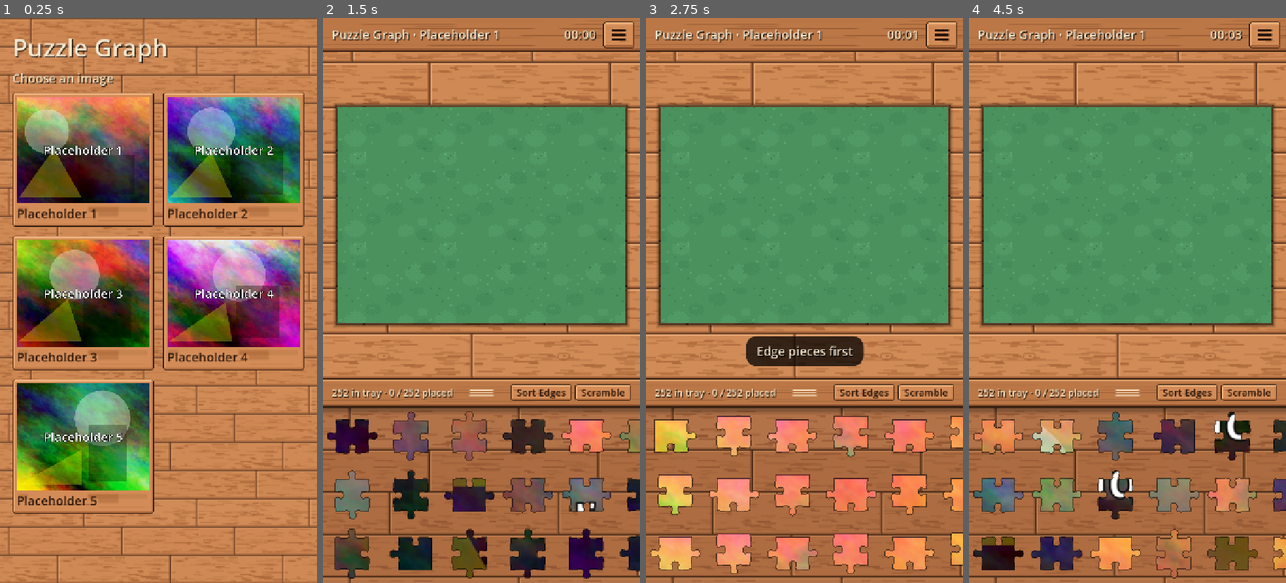
Above: before the commit, frames 1-4 (left to right).
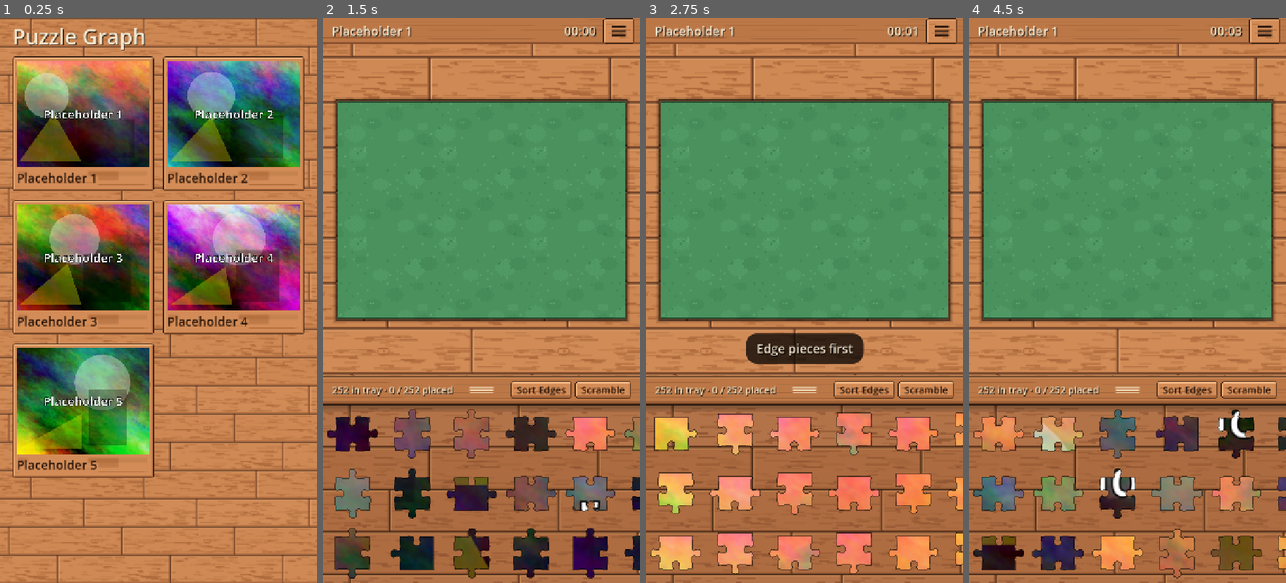
Above: after the commit, the same moments.

Repository: Malverma/PuzzleGraph
Game: Godot game, scene res://scenes/home.tscn
Two runs of this game, one before a commit and one after it. Both use one fixed random seed, a clock stepped at 60 frames per second and the inputs below.
Inputs (mouse positions are in pixels of both pictures, inside the frame that each line leads up to):
- Up to frame 1 (0.25 s): no input
- Up to frame 2 (1.5 s): click (405, 159) at 0.52 s; click "Start" at 1.25 s
- Up to frame 3 (2.75 s): click "Sort Edges" at 2 s
- Up to frame 4 (4.5 s): click "Scramble" at 2.75 s; click "Sort Edges" at 3.5 s; click "Scramble" at 4.25 s

The runs differ from the first frame. In frame 1, 55% of the frame differs, in the area x 4-96%, y 1-88%; in frame 2, 21%; in frame 3, 22%; in frame 4, 22%.

Commit message:
Tighter headers, simpler leave dialog
- Home: drop the "Choose an image" line and move the title to the top.
- Play: shorter top bar that shares a centred camera hole's row instead of
  sitting below it; title is just the image name.
- Safe insets now use display cutouts only (the app is immersive).
- Leave Puzzle dialog: no Save & Leave button and no close (x) button.

Co-Authored-By: Claude Opus 5.5 <noreply@anthropic.com>

Diff:
--- a/scripts/autoload/game.gd
+++ b/scripts/autoload/game.gd
@@ -247,6 +247,41 @@
 	sb.content_margin_top = pad * 0.6
 	sb.content_margin_bottom = pad * 0.6
 	return sb
+
+
+## Top and bottom screen insets in viewport units. The app runs immersive
+## (no status or navigation bar), so only display cutouts (notches, camera
+## holes) need to be kept clear.
+func safe_insets(viewport: Viewport) -> Vector2:
+	if not OS.has_feature("mobile"):
+		return Vector2.ZERO
+	var win := DisplayServer.window_get_size()
+	if win.y <= 0:
+		return Vector2.ZERO
+	var top := 0.0
+	var bottom := 0.0
+	for r: Rect2 in DisplayServer.get_display_cutouts():
+		if r.get_center().y < win.y * 0.5:
+			top = maxf(top, r.end.y)
+		else:
+			bottom = maxf(bottom, win.y - r.position.y)
+	return Vector2(top, bottom) * (viewport.get_visible_rect().size.y / win.y)
+
+
+## The cutouts along the top edge merged into one rect, in viewport units
+## (empty when there are none).
+func top_cutout(viewport: Viewport) -> Rect2:
+	if not OS.has_feature("mobile"):
+		return Rect2()
+	var win := DisplayServer.window_get_size()
+	if win.y <= 0:
+		return Rect2()
+	var out := Rect2()
+	for r: Rect2 in DisplayServer.get_display_cutouts():
+		if r.has_area() and r.get_center().y < win.y * 0.5:
+			out = r if not out.has_area() else out.merge(r)
+	var k := viewport.get_visible_rect().size / Vector2(win)
+	return Rect2(out.position * k, out.size * k)
 
 
 ## Wooden nine-patch stylebox. `kind` is a WOOD key.
--- a/scripts/play/play.gd
+++ b/scripts/play/play.gd
@@ -9,7 +9,7 @@
 enum Mode { NONE, PIECE_DRAG, PAN, PINCH, TRAY_PENDING, TRAY_SCROLL, DIVIDER, MINIMAP }
 enum MenuItem { HINT, SAVE, RESET, EXIT }
 
-const TOP_BAR_H := 76.0
+const TOP_BAR_H := 60.0
 const DIVIDER_H := 64.0
 const DRAG_SLOP := 14.0
 const TAP_MS := 300
@@ -68,6 +68,9 @@
 var _top_bar: PanelContainer
 var _top_style: StyleBoxTexture
 var _title: Label
+## Gap between the title and the right-hand items; holds a centred camera hole.
+var _title_gap: Control
+var _top_h := TOP_BAR_H
 var _timer_label: Label
 var _saved_label: Label
 var _menu: MenuButton
@@ -209,10 +212,6 @@
 		_leave(false)
 
 
-func _on_exit_action(action: StringName) -> void:
-	if action == &"save":
-		_exit_dialog.hide()
-		_leave(true)
 
 
 # --- UI construction ----------------------------------------------------------
@@ -240,12 +239,16 @@
 	bar.add_theme_constant_override("separation", 16)
 	_top_bar.add_child(bar)
 	_title = Label.new()
-	_title.text = "Puzzle Graph · " + Game.title_of(Game.image_id)
+	_title.text = Game.title_of(Game.image_id)
 	_title.size_flags_horizontal = Control.SIZE_EXPAND_FILL
 	_title.text_overrun_behavior = TextServer.OVERRUN_TRIM_ELLIPSIS
 	_title.clip_text = true
 	_title.vertical_alignment = VERTICAL_ALIGNMENT_CENTER
 	bar.add_child(_title)
+	_title_gap = Control.new()
+	_title_gap.size_flags_horizontal = Control.SIZE_EXPAND_FILL
+	_title_gap.hide()
+	bar.add_child(_title_gap)
 	_saved_label = Label.new()
 	_saved_label.text = "Saved"
 	_saved_label.add_theme_color_override("font_color", Game.COLOR_ACCENT.lightened(0.3))
@@ -262,7 +265,7 @@
 	_menu.icon = Game.menu_icon
 	_menu.flat = false
 	_menu.disabled = true
-	_menu.custom_minimum_size = Vector2(72, 60)
+	_menu.custom_minimum_size = Vector2(72, 52)
 	_menu.icon_alignment = HORIZONTAL_ALIGNMENT_CENTER
 	_menu.size_flags_vertical = Control.SIZE_SHRINK_CENTER
 	bar.add_child(_menu)
@@ -340,9 +343,11 @@
 	_exit_dialog.dialog_text = "Your latest progress isn't saved. Are you sure you want to leave?"
 	_exit_dialog.dialog_autowrap = true
 	_exit_dialog.ok_button_text = "Leave"
-	_exit_dialog.add_button("Save & Leave", false, "save")
 	_exit_dialog.confirmed.connect(_leave.bind(false))
-	_exit_dialog.custom_action.connect(_on_exit_action)
+	# No title-bar close button; Cancel is the way out.
+	var no_icon := ImageTexture.create_from_image(Image.create_empty(1, 1, false, Image.FORMAT_RGBA8))
+	_exit_dialog.add_theme_icon_override("close", no_icon)
+	_exit_dialog.add_theme_icon_override("close_pressed", no_icon)
 	add_child(_exit_dialog)
 
 	_sound = AudioStreamPlayer.new()
@@ -405,15 +410,30 @@
 	var key := "landscape" if landscape else "portrait"
 	_tray_ratio = float(Game.get_setting("tray_ratio_" + key, DEFAULT_TRAY_RATIO[key]))
 	var safe := _safe_insets()
-	_top_style.content_margin_top = safe.x
-	_top_bar.custom_minimum_size.y = TOP_BAR_H + safe.x
+	var hole := Game.top_cutout(get_viewport())
+	var centred := hole.has_area() and hole.position.x > size.x * 0.25 and hole.end.x < size.x * 0.75
+	if centred:
+		# Share the row with a centred camera hole: title to its left, timer and
+		# menu to its right, instead of pushing the whole bar below it.
+		_top_style.content_margin_top = 0
+		_top_h = maxf(TOP_BAR_H, hole.end.y + 4.0)
+		_title.size_flags_horizontal = Control.SIZE_FILL
+		_title.custom_minimum_size.x = maxf(0.0, hole.position.x - _top_style.content_margin_left - 12.0)
+		_title_gap.show()
+	else:
+		_top_style.content_margin_top = safe.x
+		_top_h = TOP_BAR_H + safe.x
+		_title.size_flags_horizontal = Control.SIZE_EXPAND_FILL
+		_title.custom_minimum_size.x = 0
+		_title_gap.hide()
+	_top_bar.custom_minimum_size.y = _top_h
 	_bottom_pad.custom_minimum_size.y = safe.y
 	_apply_tray_ratio(_tray_ratio)
 
 
 func _available_height() -> float:
 	var safe := _safe_insets()
-	return size.y - TOP_BAR_H - safe.x - DIVIDER_H - safe.y
+	return size.y - _top_h - DIVIDER_H - safe.y
 
 
 func _apply_tray_ratio(ratio: float) -> void:
@@ -423,14 +443,7 @@
 
 ## Top and bottom safe-area insets (notch, gesture bar) in viewport units.
 func _safe_insets() -> Vector2:
-	if not OS.has_feature("mobile"):
-		return Vector2.ZERO
-	var safe := DisplayServer.get_display_safe_area()
-	var win := DisplayServer.window_get_size()
-	if win.y <= 0:
-		return Vector2.ZERO
-	var k := get_viewport_rect().size.y / win.y
-	return Vector2(maxf(0.0, safe.position.y), maxf(0.0, win.y - safe.end.y)) * k
+	return Game.safe_insets(get_viewport())
 
 
 # --- Input --------------------------------------------------------------------
--- a/scripts/ui/home.gd
+++ b/scripts/ui/home.gd
@@ -22,12 +22,8 @@
 
 	var title := Label.new()
 	title.text = "Puzzle Graph"
-	title.add_theme_font_size_override("font_size", 56)
+	title.add_theme_font_size_override("font_size", 48)
 	col.add_child(title)
-	var subtitle := Label.new()
-	subtitle.text = "Choose an image"
-	subtitle.add_theme_color_override("font_color", Game.COLOR_TEXT_DIM)
-	col.add_child(subtitle)
 
 	var scroll := ScrollContainer.new()
 	scroll.size_flags_vertical = Control.SIZE_EXPAND_FILL
@@ -94,7 +90,9 @@
 	var safe := _safe_top()
 	_margin.add_theme_constant_override("margin_left", int(pad))
 	_margin.add_theme_constant_override("margin_right", int(pad))
-	_margin.add_theme_constant_override("margin_top", int(pad + safe))
+	# The title sits at the top left, clear of a centred camera hole, so only
+	# the cards need to start below the cutout.
+	_margin.add_theme_constant_override("margin_top", int(maxf(8.0, safe - 64.0)))
 	_margin.add_theme_constant_override("margin_bottom", int(pad))
 	var width := size.x - pad * 2.0
 	var columns := clampi(int(width / 300.0), 1, 5)
@@ -105,12 +103,7 @@
 
 
 func _safe_top() -> float:
-	if not OS.has_feature("mobile"):
-		return 0.0
-	var win := DisplayServer.window_get_size()
-	if win.y <= 0:
-		return 0.0
-	return DisplayServer.get_display_safe_area().position.y * get_viewport_rect().size.y / win.y
+	return Game.safe_insets(get_viewport()).x
 
 
 func _open(id: String) -> void:
--- a/scripts/ui/setup.gd
+++ b/scripts/ui/setup.gd
@@ -164,11 +164,7 @@
 
 func _layout() -> void:
 	_body.vertical = size.x <= size.y
-	var safe := 0.0
-	if OS.has_feature("mobile"):
-		var win := DisplayServer.window_get_size()
-		if win.y > 0:
-			safe = DisplayServer.get_display_safe_area().position.y * get_viewport_rect().size.y / win.y
+	var safe := Game.safe_insets(get_viewport()).x
 	for side in ["left", "right", "bottom"]:
 		_margin.add_theme_constant_override("margin_" + side, 28)
 	_margin.add_theme_constant_override("margin_top", int(28 + safe))
Not shown, changed: spec.md
